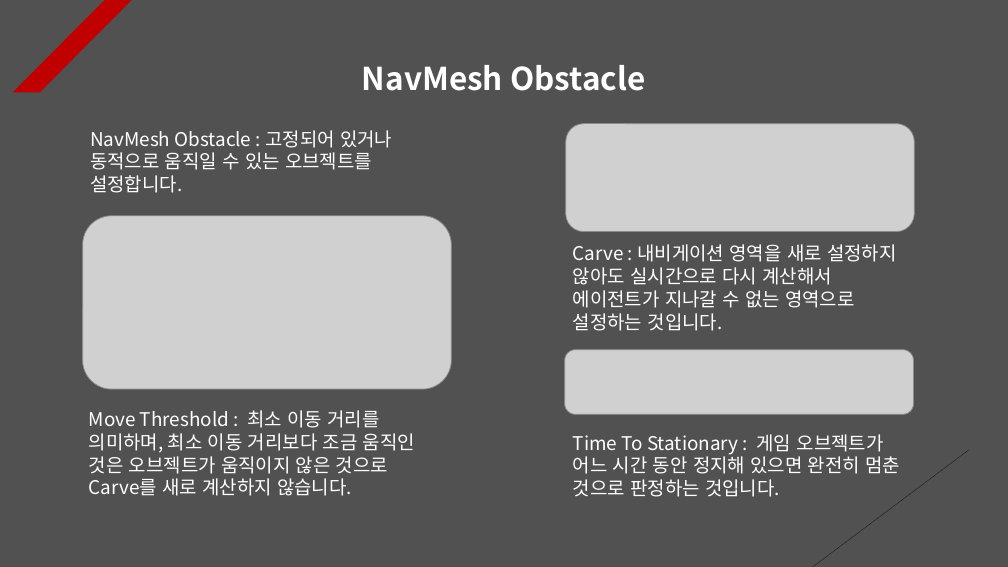
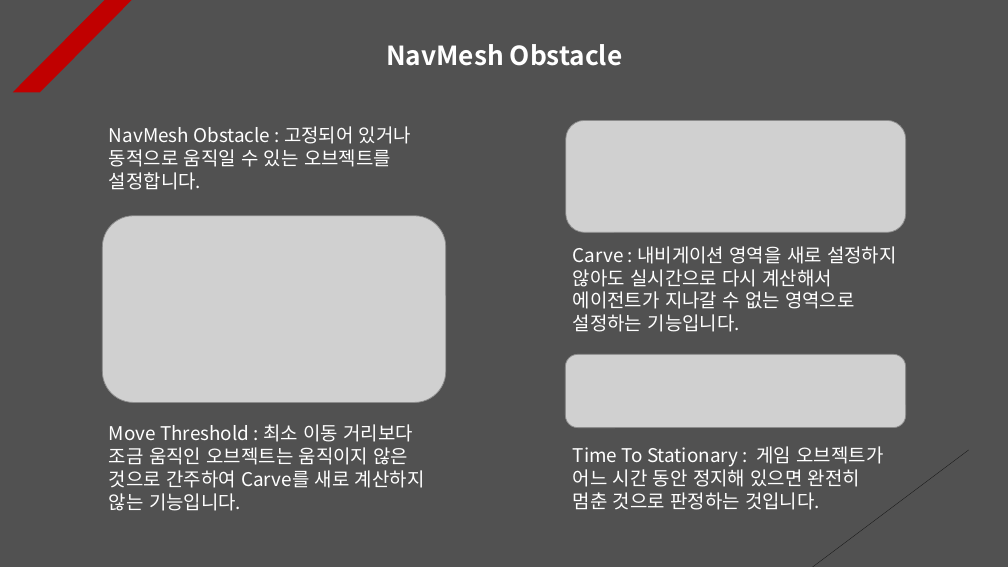
Before and after one commit to Unity2033/3D-UnityEngine, a slide deck: slide 13 of Assets/Class/NavMesh Obstacle/PPT Data/NavMesh Obstacle Example.pptx (slide 12 before the commit). Drawn at 1008x567 pixels with LibreOffice and Linux fonts; fonts in the diff are those of the drawing; grey boxes stand for pictures. Boxes give left, top, right and bottom in pixels: in the first picture for what was removed or moved away, otherwise in the second. Text is boxed around its words. In the diff, an @@ line names an element or a change of style, - is before the commit and + after.

```diff
--- a/Assets/Class/NavMesh Obstacle/PPT Data/NavMesh Obstacle Example.pptx
+++ b/Assets/Class/NavMesh Obstacle/PPT Data/NavMesh Obstacle Example.pptx
@@ text "NavMesh Obstacle": place and size @@
-text "NavMesh Obstacle" at box(362, 65, 645, 91)
+text "NavMesh Obstacle" at box(386, 44, 623, 66)
@@ text "NavMesh Obstacle" at box(386, 44, 623, 66): size 30 to 25 pt; alignment left to centre @@
@@ text "NavMesh Obstacle : 고정되어 있거나 ...": place and size @@
-text "NavMesh Obstacle : 고정되어 있거나 ..." at box(90, 130, 392, 193)
+text "NavMesh Obstacle : 고정되어 있거나 ..." at box(109, 126, 411, 190)
@@ picture: place and size @@
-picture at box(566, 124, 914, 232)
+picture at box(566, 120, 906, 232)
@@ picture: place and size @@
-picture at box(82, 216, 451, 389)
+picture at box(102, 216, 445, 402)
@@ text at box(573, 246, 897, 332): text changed @@
-Carve : 내비게이션 영역을 새로 설정하지 않아도 실시간으로 다시 계산해서 에이전트가 지나갈 수 없는 영역으로 설정하는 것입니다.
+Carve : 내비게이션 영역을 새로 설정하지 않아도 실시간으로 다시 계산해서 에이전트가 지나갈 수 없는 영역으로 설정하는 기능입니다.
@@ picture: place and size @@
-picture at box(565, 349, 914, 414)
+picture at box(566, 355, 906, 428)
@@ text at box(109, 424, 425, 511): text changed @@
-Move Threshold : 최소 이동 거리를 의미하며, 최소 이동 거리보다 조금 움직인 것은 오브젝트가 움직이지 않은 것으로 Carve를 새로 계산하지 않습니다.
+Move Threshold : 최소 이동 거리보다 조금 움직인 오브젝트는 움직이지 않은 것으로 간주하여 Carve를 새로 계산하지 않는 기능입니다.
@@ text "Time To Stationary : 게임 ..." rewrapped from box(573, 434, 900, 497) to box(573, 446, 884, 510) @@
```
Also in this commit, not shown: 11 other slides changed, 1 slide added, 30 other files.
